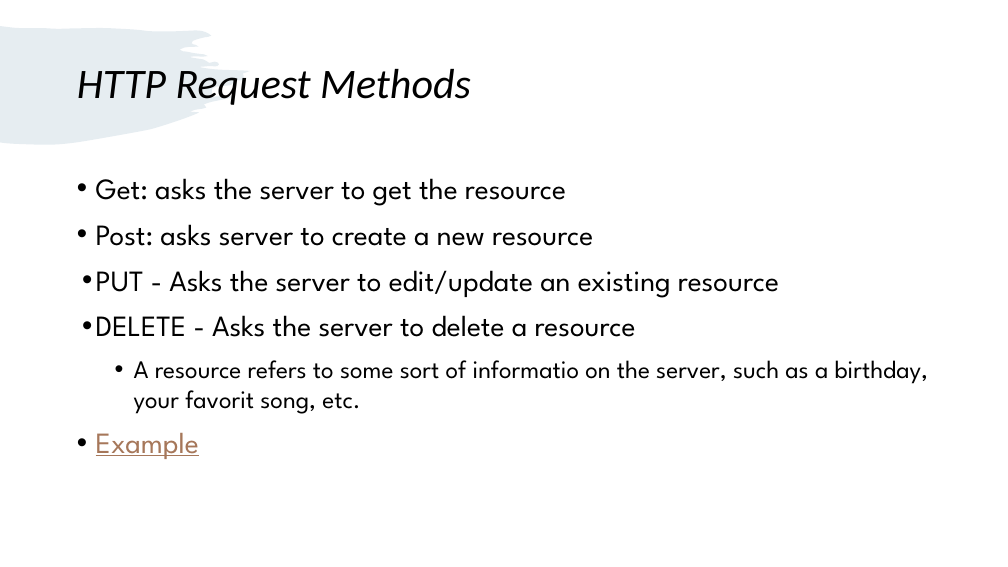
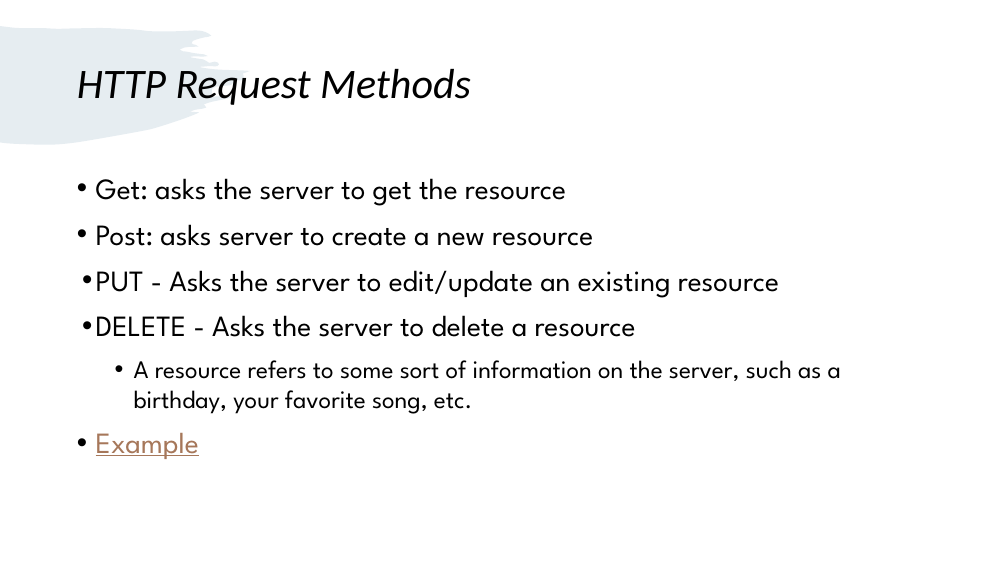
Before and after one commit to RashedRifat/InsightsTeam, a slide deck: slide 7 of tutorial06/More Details About API's.pptx (slide 6 before the commit). Drawn at 1008x567 pixels with LibreOffice and Linux fonts; fonts in the diff are those of the drawing. Boxes give left, top, right and bottom in pixels: in the first picture for what was removed or moved away, otherwise in the second. Text is boxed around its words. In the diff, an @@ line names an element or a change of style, - is before the commit and + after.

```diff
--- a/tutorial06/More Details About API's.pptx
+++ b/tutorial06/More Details About API's.pptx
@@ text at bbox=[134, 360, 841, 414]: text changed @@
-  • A resource refers to some sort of informatio on the server, such as a birthday, your favorit song, etc.
+  • A resource refers to some sort of information on the server, such as a birthday, your favorite song, etc.
```
Also in this commit, not shown: 1 other slide changed, 1 slide added.
